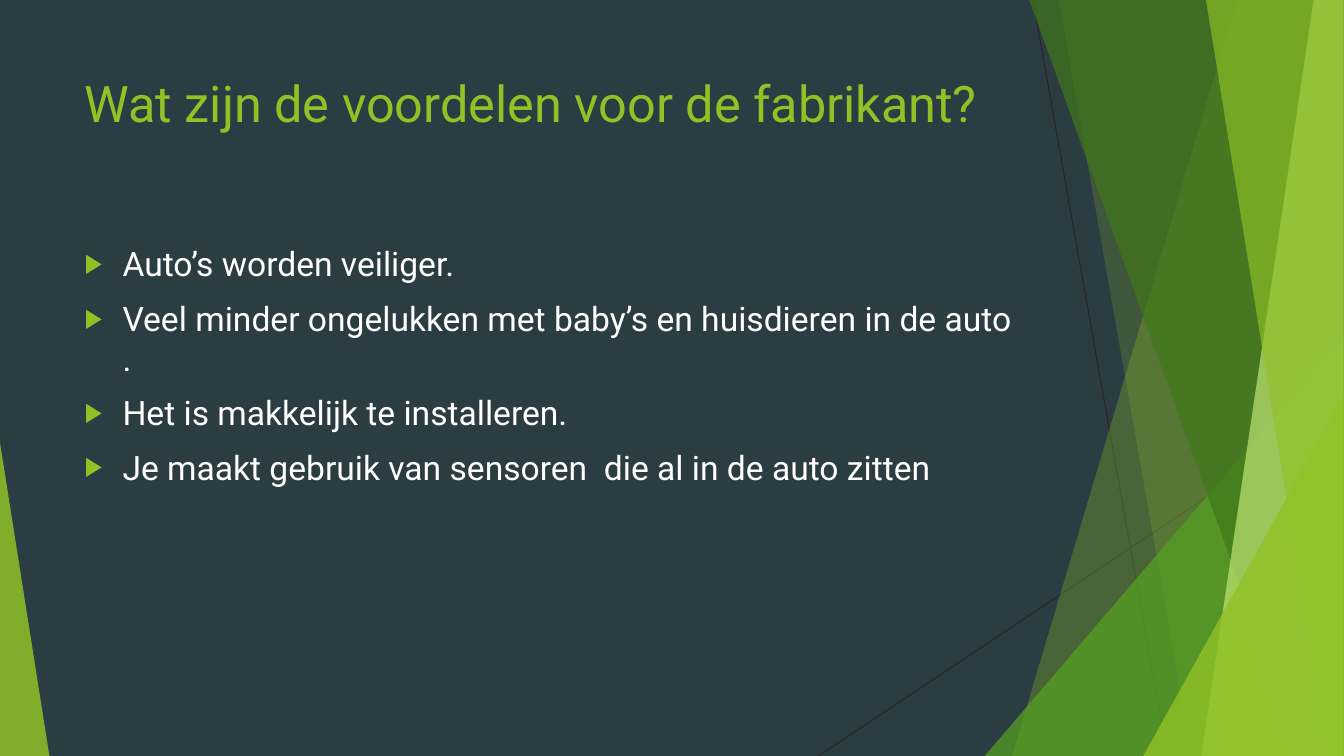
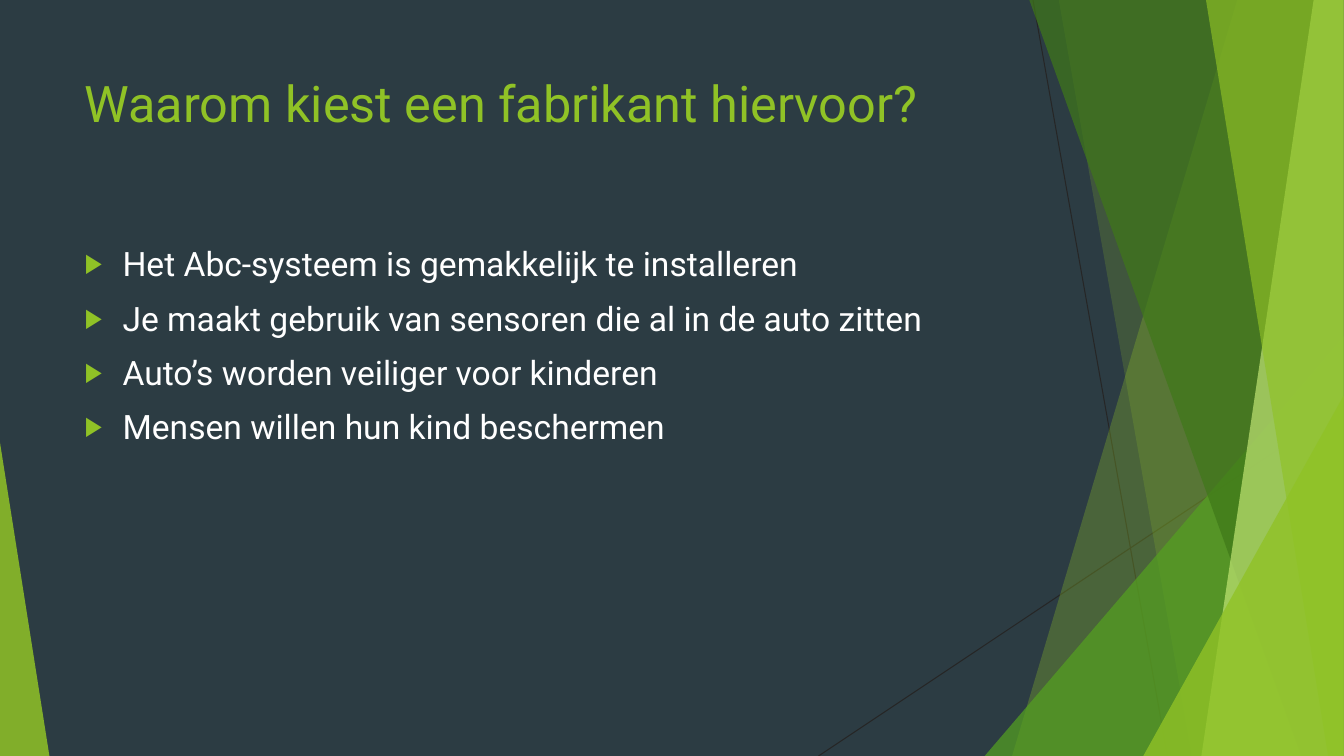
Before and after one commit to BM4GIT/PA-competitie, a slide deck: slide 4 of 2018-2019/ABC Autobewaking/Documenten/Presentatie.pptx (slide 5 before the commit). Drawn at 1344x756 pixels with LibreOffice and Linux fonts; fonts in the diff are those of the drawing. Boxes give left, top, right and bottom in pixels: in the first picture for what was removed or moved away, otherwise in the second. Text is boxed around its words. In the diff, an @@ line names an element or a change of style, - is before the commit and + after.

```diff
--- a/2018-2019/ABC Autobewaking/Documenten/Presentatie.pptx
+++ b/2018-2019/ABC Autobewaking/Documenten/Presentatie.pptx
@@ title at box(85, 84, 917, 123): text changed @@
-Wat zijn de voordelen voor de fabrikant?
+Waarom kiest een fabrikant hiervoor?
@@ text at box(123, 250, 798, 283): text changed @@
-▶ Auto’s worden veiliger.
-▶ Veel minder ongelukken met baby’s en huisdieren in de auto .
-▶ Het is makkelijk te installeren.
+▶ Het Abc-systeem is gemakkelijk te installeren
@@ text at box(123, 359, 665, 440): paragraphs added @@
+▶ Auto’s worden veiliger voor kinderen
+▶ Mensen willen hun kind beschermen
```
Also in this commit, not shown: 4 other slides changed, 1 slide added, 1 slide removed, 51 other files.
